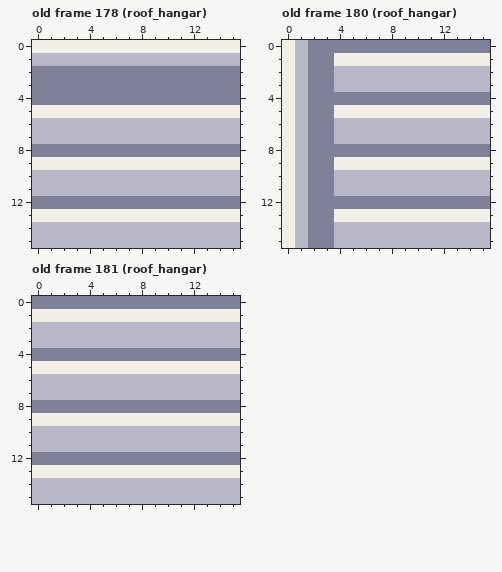
Pixel-art file, stored at art/roofs.aseprite. The first picture shows the starting point.
16x16 pixels, 198 frames. Shown: old frame 178 (roof_hangar), old frame 180 (roof_hangar), old frame 181 (roof_hangar). The commit also changed other frames, which this record leaves out.
Once edited:
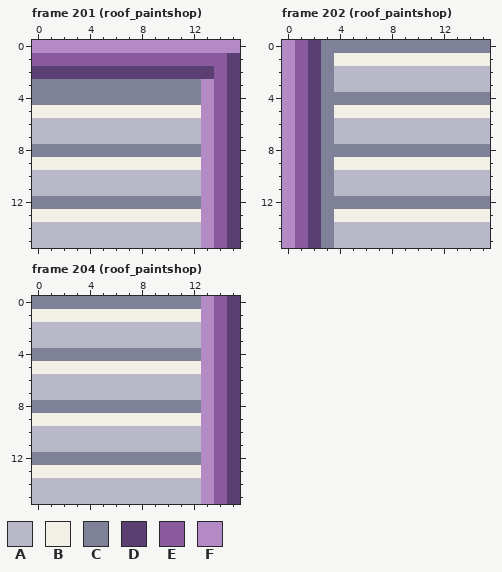
Palette (. is transparent): A #b8b8c8  B #f2efe6  C #7f8198  D #5b3f73  E #8a5a9e  F #b48ac4
A new or re-ordered frame is compared with the old frame closest to it.
From old to new:
frames 198 -> 209
--- frame 201 (roof_paintshop) is new; against old frame 178 (roof_hangar)
@@ x 0..15 @@
- 0 BBBBBBBBBBBBBBBB
- 1 AAAAAAAAAAAAAAAA
- 2 CCCCCCCCCCCCCCCC
- 3 CCCCCCCCCCCCCCCC
- 4 CCCCCCCCCCCCCCCC
- 5 BBBBBBBBBBBBBBBB
- 6 AAAAAAAAAAAAAAAA
- 7 AAAAAAAAAAAAAAAA
- 8 CCCCCCCCCCCCCCCC
- 9 BBBBBBBBBBBBBBBB
-10 AAAAAAAAAAAAAAAA
-11 AAAAAAAAAAAAAAAA
-12 CCCCCCCCCCCCCCCC
-13 BBBBBBBBBBBBBBBB
-14 AAAAAAAAAAAAAAAA
-15 AAAAAAAAAAAAAAAA
+ 0 FFFFFFFFFFFFFFFF
+ 1 EEEEEEEEEEEEEEED
+ 2 DDDDDDDDDDDDDDED
+ 3 CCCCCCCCCCCCCFED
+ 4 CCCCCCCCCCCCCFED
+ 5 BBBBBBBBBBBBBFED
+ 6 AAAAAAAAAAAAAFED
+ 7 AAAAAAAAAAAAAFED
+ 8 CCCCCCCCCCCCCFED
+ 9 BBBBBBBBBBBBBFED
+10 AAAAAAAAAAAAAFED
+11 AAAAAAAAAAAAAFED
+12 CCCCCCCCCCCCCFED
+13 BBBBBBBBBBBBBFED
+14 AAAAAAAAAAAAAFED
+15 AAAAAAAAAAAAAFED
--- frame 202 (roof_paintshop) is new; against old frame 180 (roof_hangar)
@@ x 0..4 @@
- 0 BACCC
- 1 BACCB
- 2 BACCA
- 3 BACCA
- 4 BACCC
- 5 BACCB
- 6 BACCA
- 7 BACCA
- 8 BACCC
- 9 BACCB
-10 BACCA
-11 BACCA
-12 BACCC
-13 BACCB
-14 BACCA
-15 BACCA
+ 0 FEDCC
+ 1 FEDCB
+ 2 FEDCA
+ 3 FEDCA
+ 4 FEDCC
+ 5 FEDCB
+ 6 FEDCA
+ 7 FEDCA
+ 8 FEDCC
+ 9 FEDCB
+10 FEDCA
+11 FEDCA
+12 FEDCC
+13 FEDCB
+14 FEDCA
+15 FEDCA
--- frame 204 (roof_paintshop) is new; against old frame 181 (roof_hangar)
@@ x 11..15 @@
- 0 CCCCC
- 1 BBBBB
- 2 AAAAA
- 3 AAAAA
- 4 CCCCC
- 5 BBBBB
- 6 AAAAA
- 7 AAAAA
- 8 CCCCC
- 9 BBBBB
-10 AAAAA
-11 AAAAA
-12 CCCCC
-13 BBBBB
-14 AAAAA
-15 AAAAA
+ 0 CCFED
+ 1 BBFED
+ 2 AAFED
+ 3 AAFED
+ 4 CCFED
+ 5 BBFED
+ 6 AAFED
+ 7 AAFED
+ 8 CCFED
+ 9 BBFED
+10 AAFED
+11 AAFED
+12 CCFED
+13 BBFED
+14 AAFED
+15 AAFED
Pixel boxes of the changes (left, top, right, bottom) in both pictures:
changed: (32, 40, 240, 248)
changed: (282, 40, 321, 248)
changed: (201, 296, 240, 504)
